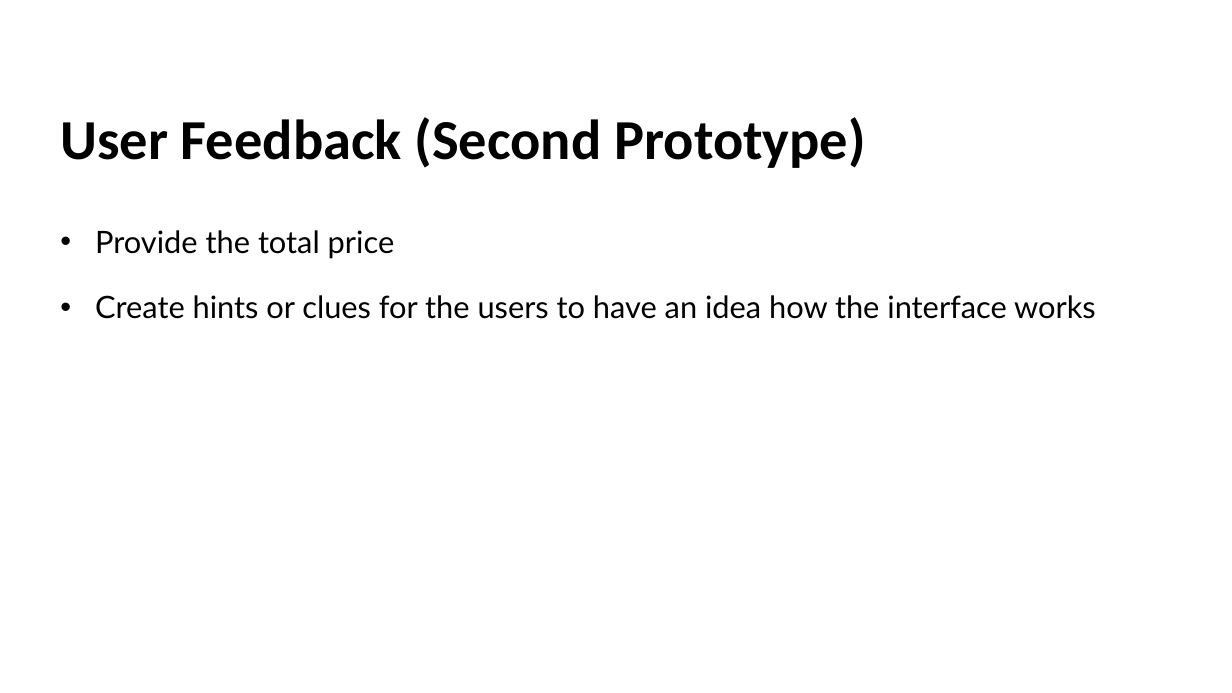
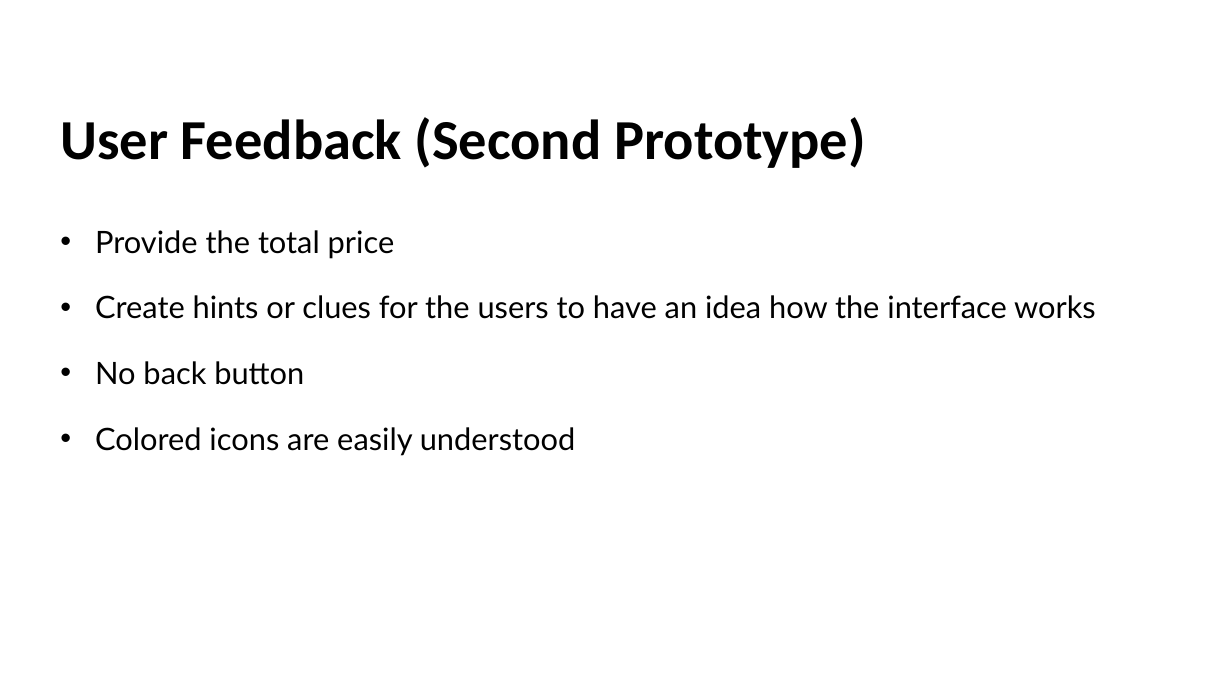
Before and after one commit to dbeler2/userdessf181-A1-dbeler2-jbermudo, a slide deck: slide 17 of userdes.pptx. Drawn at 1232x693 pixels with LibreOffice and Linux fonts; fonts in the diff are those of the drawing. Boxes give left, top, right and bottom in pixels: in the first picture for what was removed or moved away, otherwise in the second. Text is boxed around its words. In the diff, an @@ line names an element or a change of style, - is before the commit and + after.

```diff
--- a/userdes.pptx
+++ b/userdes.pptx
@@ text at [95, 361, 576, 456]: paragraphs added @@
+• No back button
+• Colored icons are easily understood
```
Also in this commit, not shown: 1 other slide changed, 1 other file.
